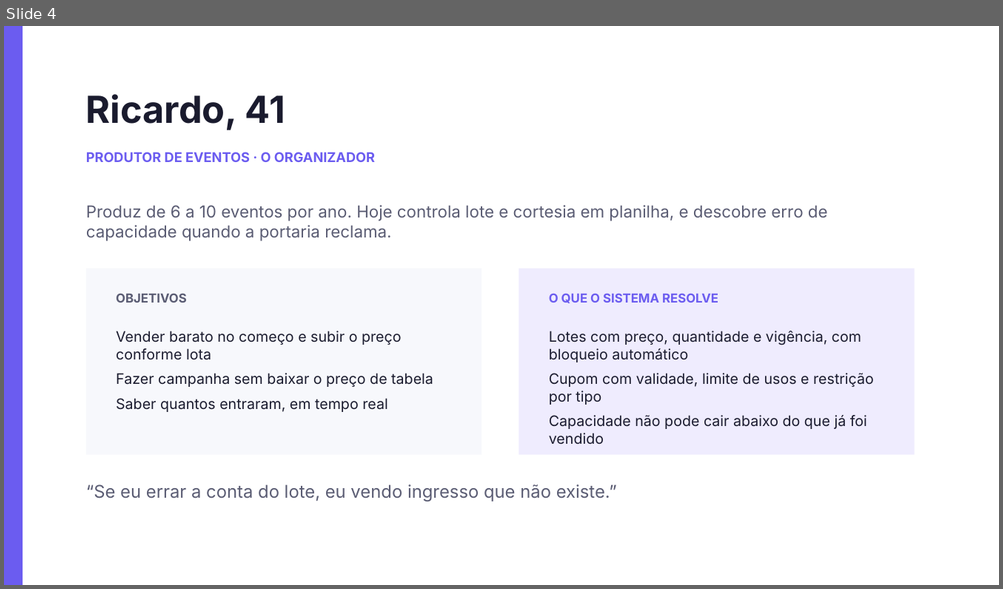
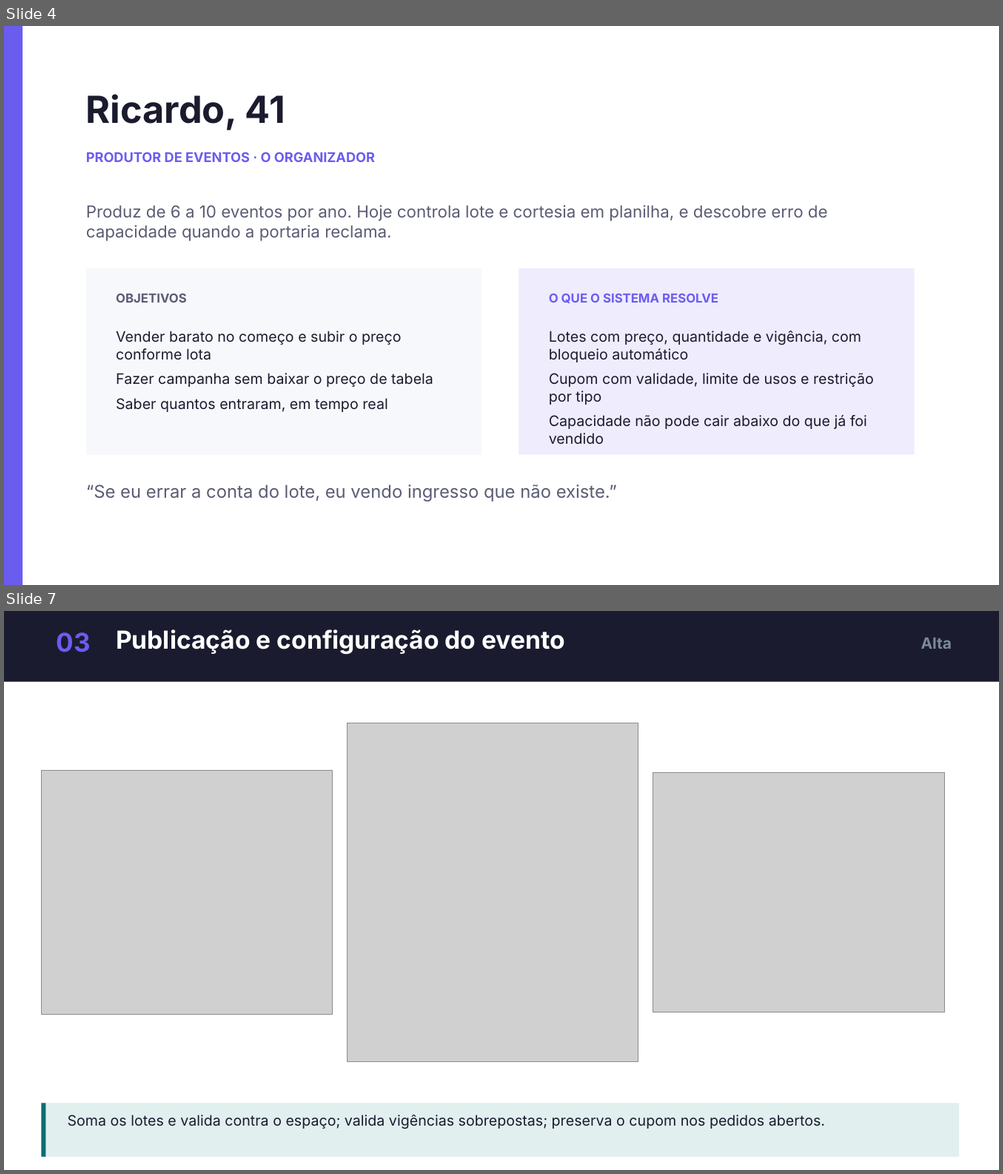
Before and after one commit to dudumalheiros/BilhetePass, a slide deck: docs/slides/BilhetePass-apresentacao.pptx. Shown one above the other, each under a label of ours: slide 4 before the commit, slides 4 and 7 after it; the slides between them are not shown. The pictures are 1003x589 and 1003x1174 pixels, drawn with LibreOffice and Linux fonts; fonts in the diff are those of the drawing; grey boxes stand for pictures. Boxes give left, top, right and bottom in pixels: in the first picture for what was removed or moved away, otherwise in the second. Text is boxed around its words. In the diff, an @@ line names an element or a change of style, - is before the commit and + after.

```diff
--- a/docs/slides/BilhetePass-apresentacao.pptx
+++ b/docs/slides/BilhetePass-apresentacao.pptx
@@ slide 7 added at (x1=4, y1=611, x2=999, y2=1170), background #FFFFFF @@
@@ rectangle added at (x1=4, y1=611, x2=999, y2=682), fill #1A1B2E @@
@@ text added at (x1=57, y1=632, x2=91, y2=652), 25 pt, text #6B5CF0, bold @@
+03
@@ text added at (x1=116, y1=629, x2=565, y2=655), 24 pt, text #FFFFFF, bold @@
+Publicação e configuração do evento
@@ text added at (x1=921, y1=638, x2=952, y2=649), 15 pt, text #7B8997, bold @@
+Alta
@@ picture added at (x1=347, y1=723, x2=638, y2=1062) @@
@@ picture added at (x1=41, y1=771, x2=333, y2=1014) @@
@@ picture added at (x1=653, y1=773, x2=944, y2=1012) @@
@@ rectangle added at (x1=41, y1=1103, x2=959, y2=1157), fill #E2EFEF @@
@@ rectangle added at (x1=41, y1=1103, x2=45, y2=1157), fill #0B6E73 @@
@@ text added at (x1=68, y1=1115, x2=825, y2=1130), 14 pt, text #1A1B2E @@
+Soma os lotes e valida contra o espaço; valida vigências sobrepostas; preserva o cupom nos pedidos abertos.
```
Also in this commit, not shown: 6 slides changed, 8 other slides added, 9 slides removed.
